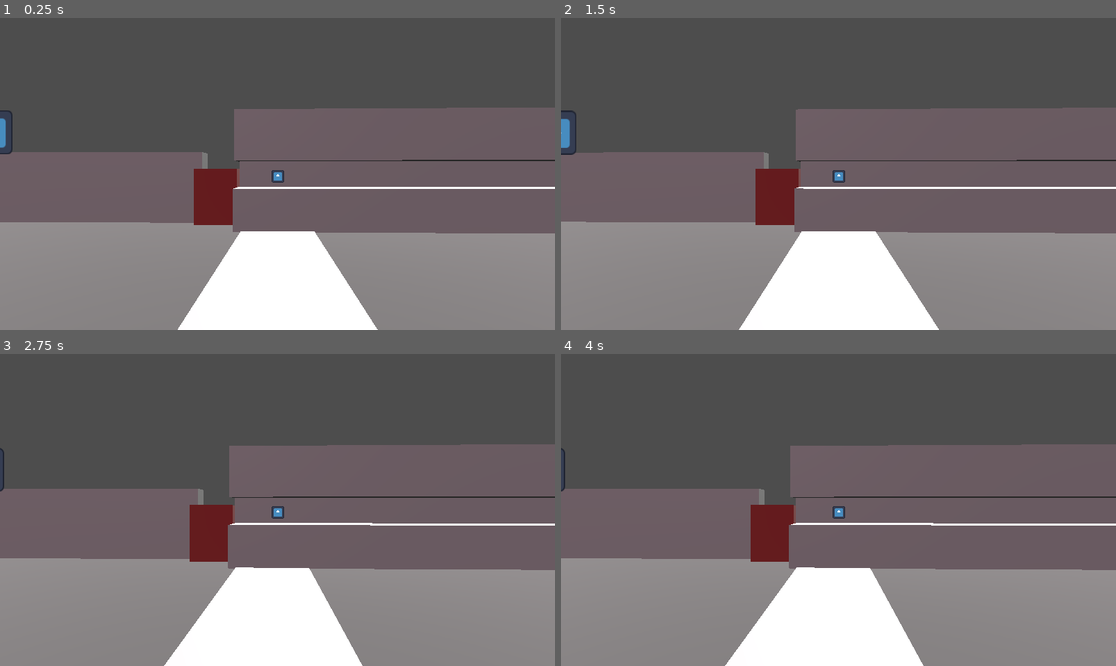
Above: before the commit, frames 1-4 (two rows, left to right).
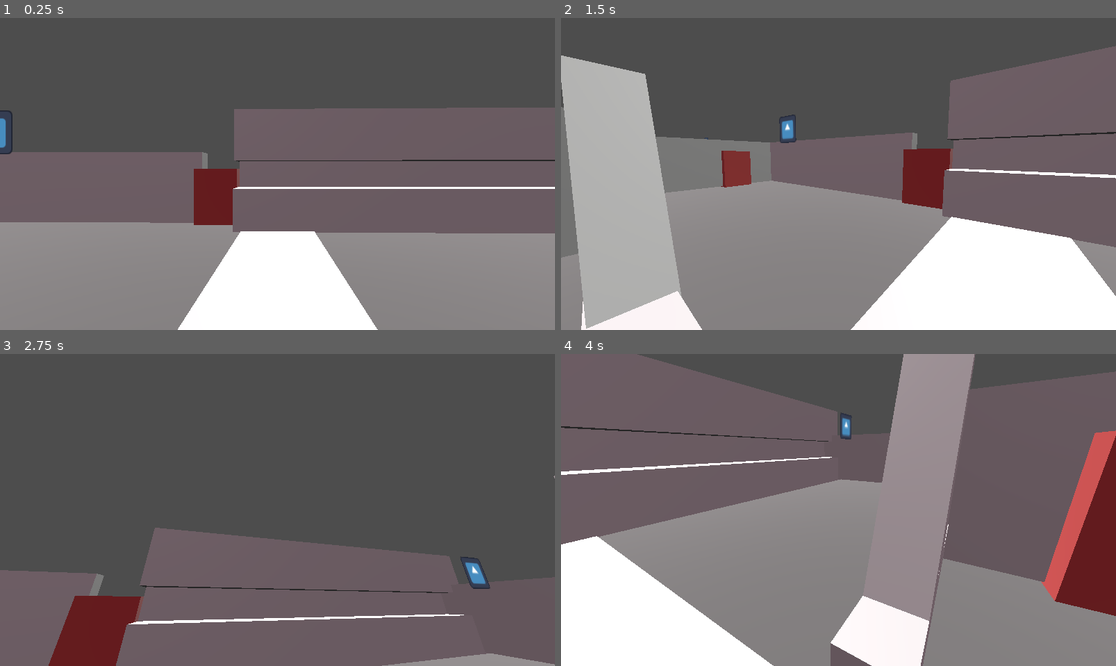
Above: after the commit, the same moments.

Repository: rat-balls/alzheimer-game
Game: Godot game, scene res://Scenes/sc_game.tscn
Two runs of this game, one before a commit and one after it. Both use one fixed random seed, a clock stepped at 60 frames per second and the inputs below. The engine's default icon, where the game draws it, is replaced by a stand-in: a white triangle on a blue panel in a dark square.
Inputs (mouse positions are in pixels of both pictures, inside the frame that each line leads up to):
- Up to frame 1 (0.25 s): no input
- Up to frame 2 (1.5 s): tap Enter at 0.5 s; move the mouse to (960, 158) at 0.52 s; press the mouse at (960, 158) at 0.53 s; tap Space at 1.25 s; move the mouse to (727, 189) at 1.27 s; release the mouse at (727, 189) at 1.28 s; tap A (A) at 1.35 s
- Up to frame 3 (2.75 s): click (166, 525) at 1.55 s; tap Enter at 2 s; move the mouse to (333, 441) at 2.02 s; press the mouse at (333, 441) at 2.03 s; tap D (D) at 2.1 s
- Up to frame 4 (4 s): tap Space at 2.75 s; move the mouse to (810, 572) at 2.77 s; release the mouse at (810, 572) at 2.78 s; tap S (S) at 2.85 s; click (810, 572) at 3.05 s; tap Enter at 3.5 s; move the mouse to (1005, 556) at 3.52 s; press the mouse at (1005, 556) at 3.53 s; tap W (W) at 3.6 s

The runs differ from the first frame. In frame 1, less than 0.1% of the frame differs, in the area x 48-52%, y 48-53%; in frame 2, 51%; in frame 3, 60%; in frame 4, 60%, in the area x 0-100%, y 0-100%.
Error before the commit: Parse Error: Used space character for indentation instead of tab as used before in the file. (res://Scripts/Player/player_camera.gd:44)

Commit message:
Fix indent in camera script

Diff:
--- a/Scripts/Player/player_camera.gd
+++ b/Scripts/Player/player_camera.gd
@@ -42,7 +42,7 @@
 func drop_object() -> void:
 	held_object.gravity_scale = 1.0
 	held_object.angular_damp = 0.05
-    held_object.linear_damp = 0.05
+	held_object.linear_damp = 0.05
 	held_object = null
 
 func find_valid_grab_target() -> void:
